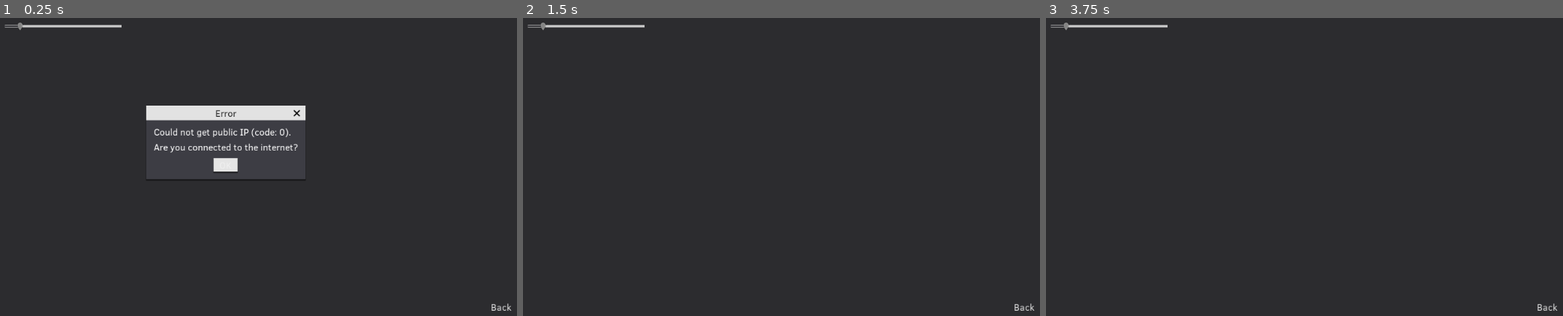
Above: before the commit, frames 1-3 (left to right).
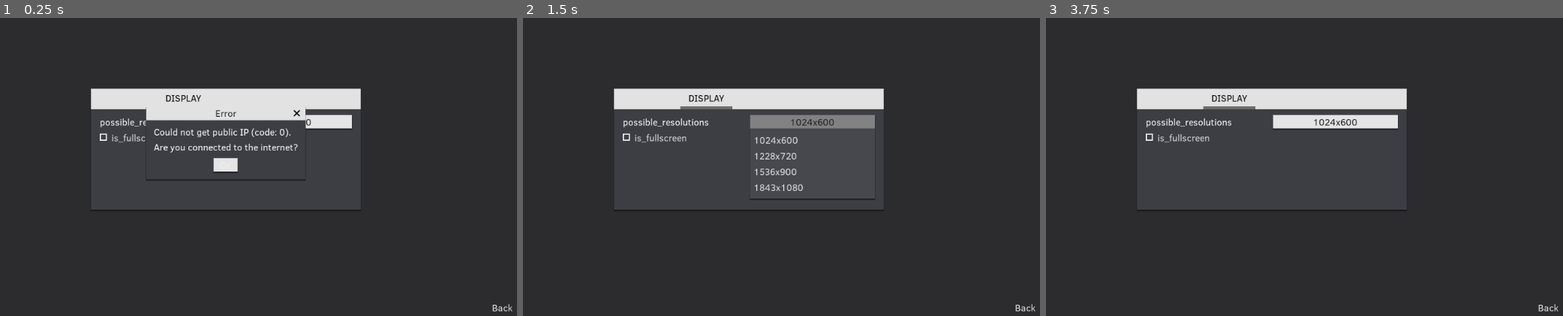
Above: after the commit, the same moments.

Repository: rednir/DrawingGame
Game: Godot game, scene res://Scenes/SettingsMenu.tscn
Two runs of this game, one before a commit and one after it. Both use one fixed random seed, a clock stepped at 60 frames per second and the inputs below. This scene is started directly instead of the project's main scene. Sound files missing from this copy of the repository are replaced by a short silence.
Inputs (mouse positions are in pixels of both pictures, inside the frame that each line leads up to):
- Up to frame 1 (0.25 s): no input
- Up to frame 2 (1.5 s): click "OK" at 0.5 s; click (812, 122) at 1.25 s, where only the run after the commit has a clickable "1024x600"
- Up to frame 3 (3.75 s): click (1335, 122) at 2 s, where only the run after the commit has a clickable "1024x600"; click (1335, 122) at 2.75 s, where only the run after the commit has a clickable "1024x600"; tap Enter at 3.5 s; move the mouse to (1402, 131) at 3.52 s; click (1402, 131) at 3.67 s

The runs differ from the first frame. In frame 1, 4.2% of the frame differs, in the area x 0-100%, y 1-99%; in frame 2, 11%; in frame 3, 5.5%.

Commit message:
implement basic settings menu

Diff:
--- a/Scenes/LoadingIcon.tscn
+++ b/Scenes/LoadingIcon.tscn
@@ -1,8 +1,9 @@
 [gd_scene load_steps=6 format=2]
 
-[ext_resource path="res://Resources/loading.png" type="Texture" id=1]
+[ext_resource path="res://Resources/Images/loading.png" type="Texture" id=1]
 [ext_resource path="res://Themes/generic_theme.tres" type="Theme" id=2]
 [ext_resource path="res://Styles/Panel/icon_panel.tres" type="StyleBox" id=3]
+
 
 [sub_resource type="Animation" id=1]
 resource_name = "out"
--- a/Scenes/MainMenu.tscn
+++ b/Scenes/MainMenu.tscn
@@ -1,7 +1,7 @@
 [gd_scene load_steps=18 format=2]
 
 [ext_resource path="res://Themes/generic_theme.tres" type="Theme" id=1]
-[ext_resource path="res://Resources/github.svg" type="Texture" id=2]
+[ext_resource path="res://Resources/Images/github.svg" type="Texture" id=2]
 [ext_resource path="res://Scripts/MainMenu/MainMenu.gd" type="Script" id=5]
 [ext_resource path="res://Fonts/ClearSans-Regular.ttf" type="DynamicFontData" id=6]
 
@@ -99,22 +99,22 @@
 "values": [ Color( 1, 1, 1, 1 ), Color( 1, 1, 1, 0 ) ]
 }
 
-[sub_resource type="StyleBoxEmpty" id=8]
-
-[sub_resource type="StyleBoxFlat" id=9]
+[sub_resource type="StyleBoxEmpty" id=7]
+
+[sub_resource type="StyleBoxFlat" id=8]
 content_margin_bottom = 10.0
 draw_center = false
 
+[sub_resource type="StyleBoxEmpty" id=9]
+
 [sub_resource type="StyleBoxEmpty" id=10]
 
 [sub_resource type="StyleBoxEmpty" id=11]
 
-[sub_resource type="StyleBoxEmpty" id=12]
+[sub_resource type="DynamicFont" id=12]
+font_data = ExtResource( 6 )
 
 [sub_resource type="DynamicFont" id=13]
-font_data = ExtResource( 6 )
-
-[sub_resource type="DynamicFont" id=7]
 font_data = ExtResource( 6 )
 
 [node name="MainMenuControl" type="Control"]
--- a/Scenes/SettingsMenu.tscn
+++ b/Scenes/SettingsMenu.tscn
@@ -16,34 +16,59 @@
 "_edit_use_anchors_": false
 }
 
+[node name="CenterContainer" type="CenterContainer" parent="."]
+margin_right = 1024.0
+margin_bottom = 600.0
+__meta__ = {
+"_edit_use_anchors_": false
+}
+
+[node name="SettingsContainer" type="TabContainer" parent="CenterContainer"]
+margin_left = 287.0
+margin_top = 200.0
+margin_right = 737.0
+margin_bottom = 400.0
+rect_min_size = Vector2( 450, 200 )
+__meta__ = {
+"_edit_use_anchors_": false
+}
+
+[node name="VBoxContainer" type="VBoxContainer" parent="CenterContainer/SettingsContainer"]
+anchor_right = 1.0
+anchor_bottom = 1.0
+margin_left = 10.0
+margin_top = 43.0
+margin_right = -10.0
+margin_bottom = -10.0
+
+[node name="HBoxContainer" type="HBoxContainer" parent="CenterContainer/SettingsContainer/VBoxContainer"]
+margin_right = 430.0
+margin_bottom = 24.0
+
+[node name="Label" type="Label" parent="CenterContainer/SettingsContainer/VBoxContainer/HBoxContainer"]
+margin_right = 342.0
+margin_bottom = 23.0
+size_flags_horizontal = 3
+text = "sadfsadf"
+
+[node name="LineEdit" type="LineEdit" parent="CenterContainer/SettingsContainer/VBoxContainer/HBoxContainer"]
+margin_left = 346.0
+margin_right = 410.0
+margin_bottom = 24.0
+
+[node name="CheckBox" type="CheckBox" parent="CenterContainer/SettingsContainer/VBoxContainer/HBoxContainer"]
+margin_left = 414.0
+margin_right = 430.0
+margin_bottom = 24.0
+
 [node name="ButtonBack" type="LinkButton" parent="."]
-margin_left = 964.0
-margin_top = 560.0
-margin_right = 1006.0
-margin_bottom = 583.0
+margin_left = 965.52
+margin_top = 561.26
+margin_right = 1007.52
+margin_bottom = 584.26
 custom_fonts/font = SubResource( 1 )
 text = "Back"
 underline = 1
 __meta__ = {
 "_edit_use_anchors_": false
 }
-
-[node name="SliderVolume" type="HSlider" parent="."]
-margin_left = 134.949
-margin_top = 73.9439
-margin_right = 333.949
-margin_bottom = 108.944
-step = 10.0
-scrollable = false
-__meta__ = {
-"_edit_use_anchors_": false
-}
-
-[node name="ScrollContainer" type="ScrollContainer" parent="."]
-margin_left = 48.1375
-margin_top = 50.9692
-margin_right = 712.138
-margin_bottom = 440.969
-__meta__ = {
-"_edit_use_anchors_": false
-}
--- a/Scripts/AutoLoads/Settings.gd
+++ b/Scripts/AutoLoads/Settings.gd
@@ -12,8 +12,8 @@
 var config_file = ConfigFile.new()
 var config = {
 	display = {
-		width = 1024,
-		height = 600,
+		resolution = Vector2(1024, 600),
+		possible_resolutions = [Vector2(1024, 600), Vector2(1228, 720), Vector2(1536, 900), Vector2(1843, 1080)],
 		is_fullscreen = false
 	},
 	audio = {
@@ -24,8 +24,6 @@
 		drawing_fps = 50
 	}
 }
-
-
 
 
 func _ready():
@@ -89,7 +87,7 @@
 
 
 func update_game_values_with_config():
-	OS.window_size = Vector2(config.display.width, config.display.height)
+	OS.window_size = config.display.resolution
 	OS.window_fullscreen = config.display.is_fullscreen
 
 
--- a/Scripts/Game/Game.gd
+++ b/Scripts/Game/Game.gd
@@ -84,7 +84,7 @@
 			vote_button.rect_size = Vector2(80, 50)
 			vote_button.add_color_override("font_color", player.color)
 			vote_button.margin_left = 10.0
-			vote_button.text = player.name + (" (%s votes)" % player.amount_of_votes)
+			vote_button.text = player.name + " (%s votes)" % player.amount_of_votes
 			if Client.this_player.has_voted:
 				vote_button.disabled = true
 
--- a/Scripts/SettingsMenu/SettingsMenu.gd
+++ b/Scripts/SettingsMenu/SettingsMenu.gd
@@ -1,7 +1,7 @@
 extends Control
 
 
-onready var slider_volume = $SliderVolume
+onready var settings_container = $CenterContainer/SettingsContainer
 
 
 signal back
@@ -9,10 +9,83 @@
 
 func _ready():
 	$ButtonBack.connect("pressed", self, "on_button_back_pressed")
+	generate_settings_menu()
 
-	slider_volume.value = 5
+
+
+func generate_settings_menu():
+	for child in settings_container.get_children():
+		child.queue_free()
+
+	for section in Settings.config.keys():
+		var tab = VBoxContainer.new()
+		tab.name = section.to_upper()
+		settings_container.add_child(tab)
+		for key in Settings.config[section].keys():
+			var key_container = HBoxContainer.new()
+			var label = Label.new()
+			var item
+
+			# decide what node to use based on the data type of the setting
+			match typeof(Settings.config[section][key]):
+				TYPE_BOOL:
+					item = CheckBox.new()
+					item.text = key
+					item.pressed = Settings.config[section][key]
+					item.connect("toggled", self, "on_setting_changed", [section, key])
+				TYPE_INT:
+					item = LineEdit.new()
+					item.text = str(Settings.config[section][key])
+					item.connect("text_changed", self, "on_setting_changed", [section, key])
+					key_container.add_child(label)
+				TYPE_STRING:
+					item = LineEdit.new()
+					item.text = Settings.config[section][key]
+					item.connect("text_changed", self, "on_setting_changed", [section, key])
+					key_container.add_child(label)
+				TYPE_ARRAY:
+					item = MenuButton.new()
+					item.get_popup().connect("index_pressed", self, "on_setting_changed", [section, key])
+					if key == "possible_resolutions":
+						for option in Settings.config[section][key]:
+							item.get_popup().add_item("%dx%d" % [option.x, option.y])
+						item.text = "%dx%d" % [Settings.config.display.resolution.x, Settings.config.display.resolution.y]
+					else:
+						# do some generic thing if its an array but not res settings
+						pass
+					item.flat = false
+					key_container.add_child(label)
+
+			if item == null:
+				continue
+
+			label.text = key
+			label.size_flags_horizontal = SIZE_EXPAND_FILL
+			item.size_flags_horizontal = SIZE_EXPAND_FILL
+
+			tab.add_child(key_container)
+			key_container.add_child(item)
+
 
 
 
 func on_button_back_pressed():
 	emit_signal("back")
+
+
+
+
+func on_setting_changed(value, section, key):
+	if key == "possible_resolutions":
+		# override generic assignation to find out value from index / reload MenuButton text
+		Settings.config.display.resolution = Settings.config.display.possible_resolutions[value]
+		generate_settings_menu()
+	else:
+		# check if the value should be stored as an int
+		if (int(value) != 0 or str(value) == "0") and typeof(value) != TYPE_BOOL:
+			Settings.config[section][key] = int(value)
+		else:
+			Settings.config[section][key] = value
+
+	Settings.update_game_values_with_config()
+	Settings.save_config()
--- /dev/null
+++ b/Styles/Panel/tabs_bg_panel.tres
@@ -0,0 +1,8 @@
+[gd_resource type="StyleBoxFlat" format=2]
+
+[resource]
+content_margin_left = 14.0
+content_margin_right = 14.0
+bg_color = Color( 0.886275, 0.886275, 0.886275, 1 )
+border_width_bottom = 5
+border_color = Color( 0.686275, 0.686275, 0.686275, 1 )
--- /dev/null
+++ b/Styles/Panel/tabs_fg_panel.tres
@@ -0,0 +1,8 @@
+[gd_resource type="StyleBoxFlat" format=2]
+
+[resource]
+content_margin_left = 14.0
+content_margin_right = 14.0
+bg_color = Color( 0.886275, 0.886275, 0.886275, 1 )
+border_width_bottom = 5
+border_color = Color( 0.431373, 0.431373, 0.431373, 1 )
--- /dev/null
+++ b/Styles/Panel/tabs_panel.tres
@@ -0,0 +1,17 @@
+[gd_resource type="StyleBoxFlat" format=2]
+
+[resource]
+content_margin_left = 3.0
+content_margin_right = 3.0
+content_margin_top = 0.0
+content_margin_bottom = 0.0
+bg_color = Color( 0.239216, 0.239216, 0.266667, 1 )
+border_width_top = 35
+border_color = Color( 0.886275, 0.886275, 0.886275, 1 )
+expand_margin_left = 5.0
+expand_margin_right = 5.0
+expand_margin_top = 35.0
+expand_margin_bottom = 5.0
+shadow_color = Color( 0, 0, 0, 0.470588 )
+shadow_size = 1
+shadow_offset = Vector2( 0, 2 )
--- /dev/null
+++ b/Styles/PopupMenu/generic_popupmenu_hover.tres
@@ -0,0 +1,9 @@
+[gd_resource type="StyleBoxFlat" format=2]
+
+[resource]
+bg_color = Color( 0.317647, 0.317647, 0.345098, 1 )
+border_color = Color( 0.886275, 0.886275, 0.886275, 1 )
+expand_margin_left = 1.0
+expand_margin_right = 1.0
+expand_margin_top = 1.0
+expand_margin_bottom = 1.0
--- /dev/null
+++ b/Styles/PopupMenu/generic_popupmenu_panel.tres
@@ -0,0 +1,12 @@
+[gd_resource type="StyleBoxFlat" format=2]
+
+[resource]
+content_margin_left = 6.0
+content_margin_right = 6.0
+content_margin_top = 6.0
+content_margin_bottom = 6.0
+bg_color = Color( 0.278431, 0.278431, 0.305882, 1 )
+border_color = Color( 0.886275, 0.886275, 0.886275, 1 )
+shadow_color = Color( 0, 0, 0, 0.470588 )
+shadow_size = 1
+shadow_offset = Vector2( 0, 2 )
--- a/Themes/generic_theme.tres
+++ b/Themes/generic_theme.tres
@@ -17,6 +17,11 @@
 [ext_resource path="res://Styles/ScrollBar/generic_scrollbar_grabber.tres" type="StyleBox" id=15]
 [ext_resource path="res://Styles/ScrollBar/generic_scrollbar_grabber_pressed.tres" type="StyleBox" id=16]
 [ext_resource path="res://Styles/Panel/generic_panel.tres" type="StyleBox" id=17]
+[ext_resource path="res://Resources/Images/sliderhead.png" type="Texture" id=18]
+[ext_resource path="res://Styles/Panel/tabs_bg_panel.tres" type="StyleBox" id=19]
+[ext_resource path="res://Styles/Panel/tabs_fg_panel.tres" type="StyleBox" id=20]
+[ext_resource path="res://Styles/PopupMenu/generic_popupmenu_hover.tres" type="StyleBox" id=21]
+[ext_resource path="res://Styles/PopupMenu/generic_popupmenu_panel.tres" type="StyleBox" id=22]
 
 [sub_resource type="StyleBoxEmpty" id=1]
 
@@ -25,10 +30,35 @@
 [sub_resource type="StyleBoxEmpty" id=3]
 
 [sub_resource type="StyleBoxEmpty" id=4]
+
+[sub_resource type="StyleBoxFlat" id=9]
+bg_color = Color( 0.882353, 0.882353, 0.882353, 1 )
+border_color = Color( 0.882353, 0.882353, 0.882353, 1 )
+
+[sub_resource type="StyleBoxFlat" id=10]
+bg_color = Color( 0.882353, 0.882353, 0.882353, 1 )
+border_color = Color( 0.882353, 0.882353, 0.882353, 1 )
 
 [sub_resource type="StyleBoxFlat" id=5]
 border_width_top = 2
 border_width_bottom = 2
+border_color = Color( 0.8, 0.8, 0.8, 0.27451 )
+
+[sub_resource type="StyleBoxFlat" id=11]
+content_margin_left = 10.0
+content_margin_right = 10.0
+content_margin_top = 10.0
+content_margin_bottom = 10.0
+bg_color = Color( 0.239216, 0.239216, 0.266667, 1 )
+border_width_top = 35
+border_color = Color( 0.886275, 0.886275, 0.886275, 1 )
+expand_margin_left = 5.0
+expand_margin_right = 5.0
+expand_margin_top = 35.0
+expand_margin_bottom = 5.0
+shadow_color = Color( 0, 0, 0, 0.470588 )
+shadow_size = 1
+shadow_offset = Vector2( 0, 2 )
 
 [sub_resource type="DynamicFont" id=6]
 size = 12
@@ -77,12 +107,12 @@
 CheckBox/styles/hover_pressed = SubResource( 3 )
 CheckBox/styles/normal = ExtResource( 8 )
 CheckBox/styles/pressed = SubResource( 4 )
-HSlider/icons/grabber = null
+HSlider/icons/grabber = ExtResource( 18 )
 HSlider/icons/grabber_disabled = null
-HSlider/icons/grabber_highlight = null
+HSlider/icons/grabber_highlight = ExtResource( 18 )
 HSlider/icons/tick = null
-HSlider/styles/grabber_area = null
-HSlider/styles/grabber_area_highlight = null
+HSlider/styles/grabber_area = SubResource( 9 )
+HSlider/styles/grabber_area_highlight = SubResource( 10 )
 HSlider/styles/slider = SubResource( 5 )
 LineEdit/colors/clear_button_color = Color( 0.88, 0.88, 0.88, 1 )
 LineEdit/colors/clear_button_color_pressed = Color( 1, 1, 1, 1 )
@@ -98,6 +128,24 @@
 LineEdit/styles/normal = ExtResource( 5 )
 LineEdit/styles/read_only = null
 Panel/styles/panel = ExtResource( 17 )
+PopupMenu/colors/font_color = Color( 0.88, 0.88, 0.88, 1 )
+PopupMenu/colors/font_color_accel = Color( 0.7, 0.7, 0.7, 0.8 )
+PopupMenu/colors/font_color_disabled = Color( 0.4, 0.4, 0.4, 0.8 )
+PopupMenu/colors/font_color_hover = Color( 0.88, 0.88, 0.88, 1 )
+PopupMenu/constants/hseparation = 4
+PopupMenu/constants/vseparation = 4
+PopupMenu/fonts/font = null
+PopupMenu/icons/checked = null
+PopupMenu/icons/radio_checked = null
+PopupMenu/icons/radio_unchecked = null
+PopupMenu/icons/submenu = null
+PopupMenu/icons/unchecked = null
+PopupMenu/styles/hover = ExtResource( 21 )
+PopupMenu/styles/labeled_separator_left = null
+PopupMenu/styles/labeled_separator_right = null
+PopupMenu/styles/panel = ExtResource( 22 )
+PopupMenu/styles/panel_disabled = null
+PopupMenu/styles/separator = null
 RichTextLabel/colors/default_color = Color( 1, 1, 1, 1 )
 RichTextLabel/colors/font_color_selected = Color( 0.49, 0.49, 0.49, 1 )
 RichTextLabel/colors/font_color_shadow = Color( 0, 0, 0, 0 )
@@ -115,6 +163,25 @@
 RichTextLabel/fonts/normal_font = ExtResource( 12 )
 RichTextLabel/styles/focus = null
 RichTextLabel/styles/normal = null
+TabContainer/colors/font_color_bg = Color( 0.235294, 0.235294, 0.235294, 1 )
+TabContainer/colors/font_color_disabled = Color( 0.9, 0.9, 0.9, 0.2 )
+TabContainer/colors/font_color_fg = Color( 0.0196078, 0.0196078, 0.0196078, 1 )
+TabContainer/constants/hseparation = 4
+TabContainer/constants/label_valign_bg = 2
+TabContainer/constants/label_valign_fg = 0
+TabContainer/constants/side_margin = 8
+TabContainer/constants/top_margin = 24
+TabContainer/fonts/font = null
+TabContainer/icons/decrement = null
+TabContainer/icons/decrement_highlight = null
+TabContainer/icons/increment = null
+TabContainer/icons/increment_highlight = null
+TabContainer/icons/menu = null
+TabContainer/icons/menu_highlight = null
+TabContainer/styles/panel = SubResource( 11 )
+TabContainer/styles/tab_bg = ExtResource( 19 )
+TabContainer/styles/tab_disabled = null
+TabContainer/styles/tab_fg = ExtResource( 20 )
 TooltipLabel/colors/font_color = Color( 0.796078, 0.796078, 0.796078, 0.784314 )
 TooltipLabel/colors/font_color_shadow = Color( 0, 0, 0, 0 )
 TooltipLabel/constants/shadow_offset_x = 0
--- a/project.godot
+++ b/project.godot
@@ -17,8 +17,8 @@
 
 config/name="DrawingGame"
 run/main_scene="res://Scenes/MainMenu.tscn"
-boot_splash/image="res://Resources/splash.png"
-config/icon="res://Resources/icon.png"
+boot_splash/image="res://Resources/Images/splash.png"
+config/icon="res://Resources/Images/icon.png"
 
 [autoload]
 
Renamed: Resources/github.svg -> Resources/Images/github.svg
Renamed: Resources/icon.png -> Resources/Images/icon.png
Renamed: Resources/loading.png -> Resources/Images/loading.png
Binary file added: Resources/Images/sliderhead.png
Renamed: Resources/splash.png -> Resources/Images/splash.png
Not shown: 3 places in Scenes/MainMenu.tscn that only renumber resources
Not shown: 1 places in Themes/generic_theme.tres that only renumber resources
